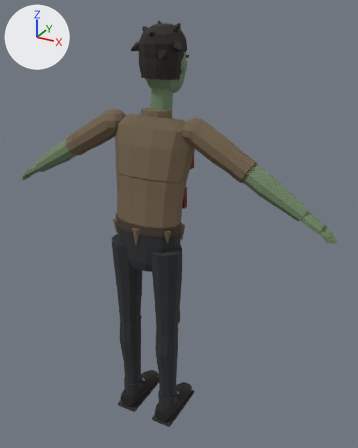
Before and after pictures for a commit that changed the glTF model assets/models/characters/zombie_01.glb.
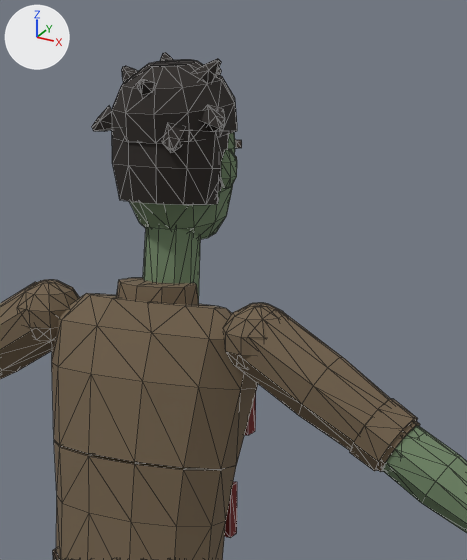
There are two pictures of each version: one whole from a camera (50 mm lens) standing at (1.05, -1.615, 1.843) and looking at (0.068, 0.171, 0.95), one close up on the part from 27% to 77% of the width and 0% to 49% of the height. Arrows for +X, +Y and +Z are at upper left; the lights stay in place. The first two pictures are the older version. The close-ups show mesh edges as thin lines. Vertices at exactly the same position are counted once.

Objects in the first close-up: 'zombie_01'.
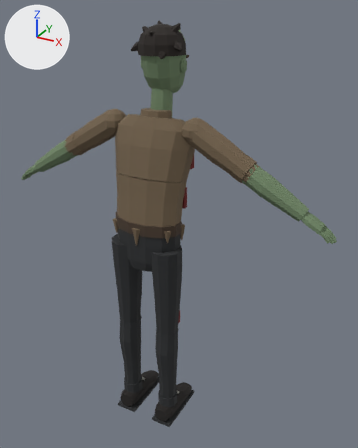
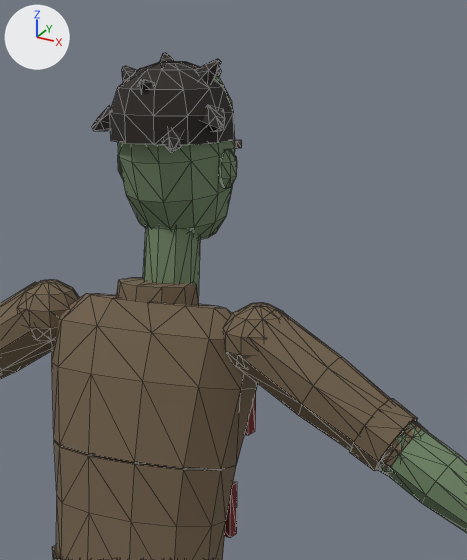
Location of each change, [x1, y1, x2, y2] in pixels of the close-ups (467 x 560 px; the box of a moved part takes in the faces that stretch with it):
part 1 of me_zombie_01, deleted
    before: [112, 127, 229, 205]
part 2 of me_zombie_01, built on (mostly hidden before)
    before: [53, 438, 407, 560]
    after: [52, 424, 428, 560]
part 3 of me_zombie_01, moved or reshaped
    before: [122, 60, 237, 137]
    after: [118, 61, 234, 144]

The change in detail:
me_zombie_01 is used by ob_zombie_01; location (0.0, 0.0, 0.0).
me_zombie_01 had 2014 vertices, 3664 faces and spanned x -0.77..0.77, y -0.08..0.29, z 0.0..1.79.
me_zombie_01 now has 2030 vertices, 3700 faces and spans x -0.77..0.77, y -0.08..0.29, z 0.0..1.79.
me_zombie_01 part 1: the loose piece of 36 vertices spanning x -0.09..0.09, y 0.07..0.23, z 1.57..1.69 is deleted.
me_zombie_01 part 2: 32 vertices moved within x -0.44..0.44, y -0.07..0.12, z 0.98..1.27; 4 vertices removed from x -0.46..0.46, y 0.06..0.1, z 1.27; 44 vertices added at x -0.47..0.47, y 0.04..0.12, z 1.22..1.31.
me_zombie_01 part 3: 14 vertices moved from x -0.09..0.09, y 0.14..0.27, z 1.68..1.76 to x -0.09..0.09, y 0.13..0.25, z 1.67..1.75; 25 vertices removed from x -0.09..0.09, y 0.08..0.26, z 1.68..1.78; 37 vertices added at x -0.09..0.09, y 0.07..0.25, z 1.67..1.78.
Other edits to the shape of me_zombie_01 do not show in these pictures.
